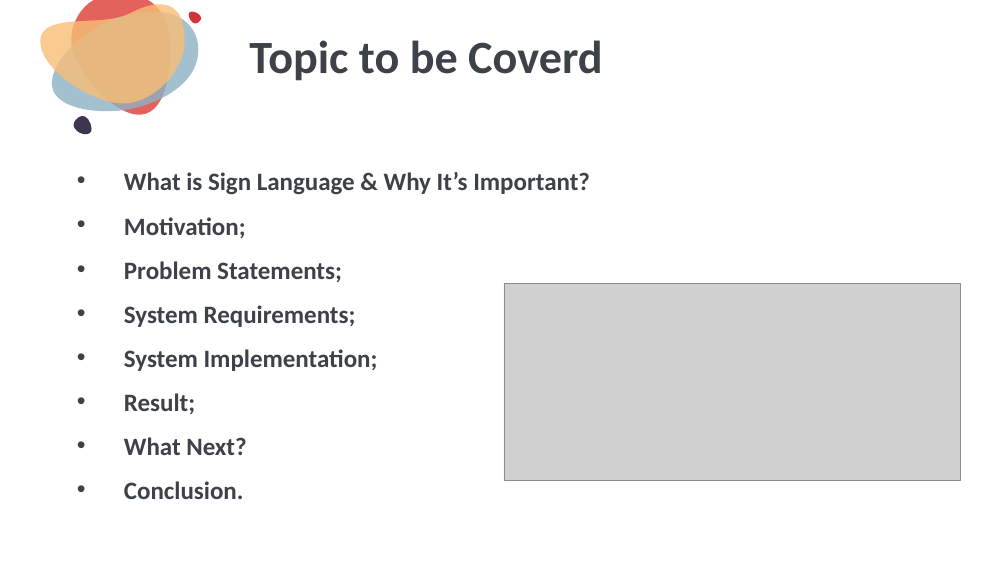
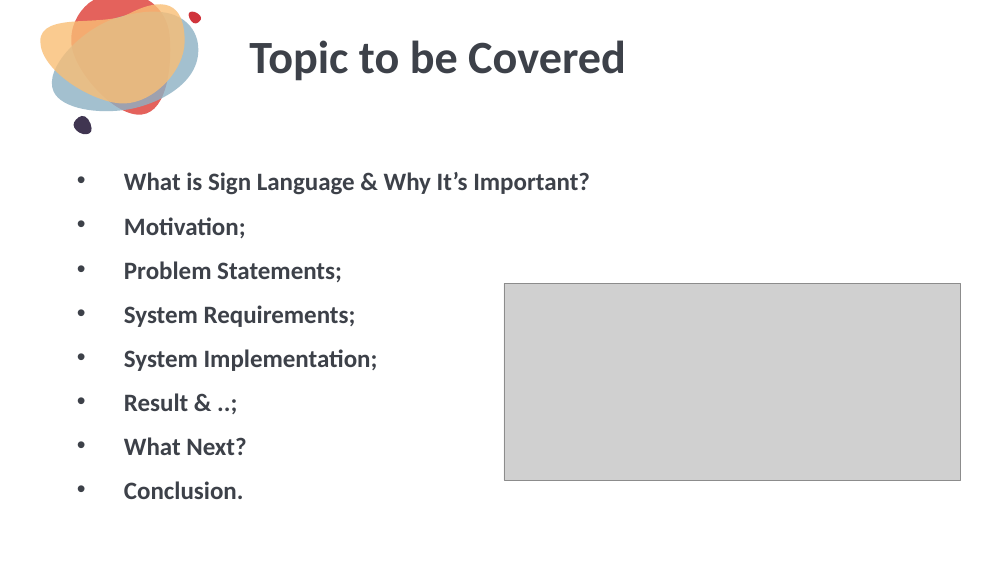
Before and after one commit to CodingSamrat/Sign-Language-Recognition, a slide deck: slide 2 of docs/Presentation-[Final].pptx. Drawn at 1008x567 pixels with LibreOffice and Linux fonts; fonts in the diff are those of the drawing; grey boxes stand for pictures. Boxes give left, top, right and bottom in pixels: in the first picture for what was removed or moved away, otherwise in the second. Text is boxed around its words. In the diff, an @@ line names an element or a change of style, - is before the commit and + after.

```diff
--- a/docs/Presentation-[Final].pptx
+++ b/docs/Presentation-[Final].pptx
@@ title at bbox=[249, 40, 626, 81]: text changed @@
-Topic to be Coverd
+Topic to be Covered
@@ text at bbox=[124, 393, 188, 411]: text changed @@
-• Result;
+• Result & ..;
```
Also in this commit, not shown: 1 other slide changed, 2 other files.
